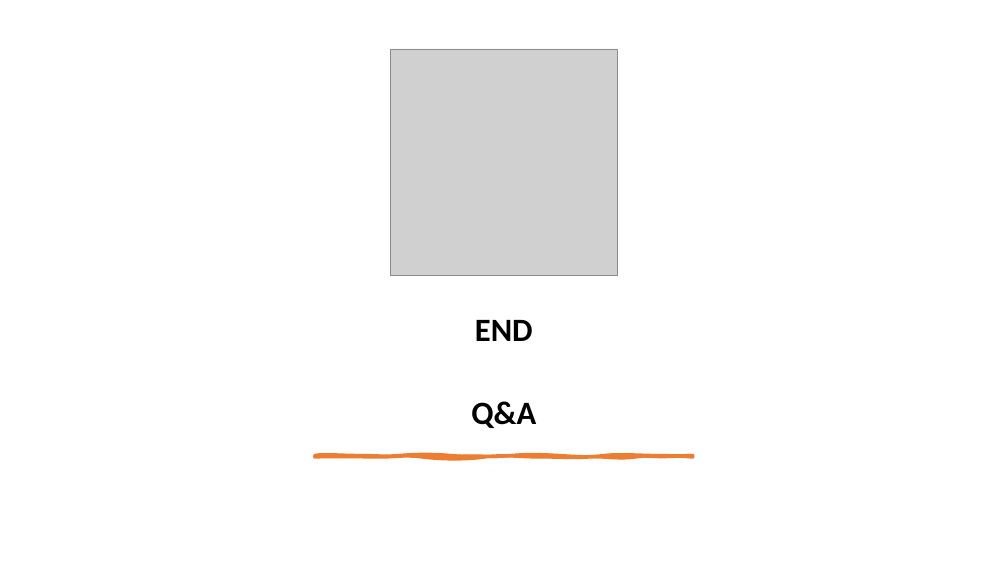
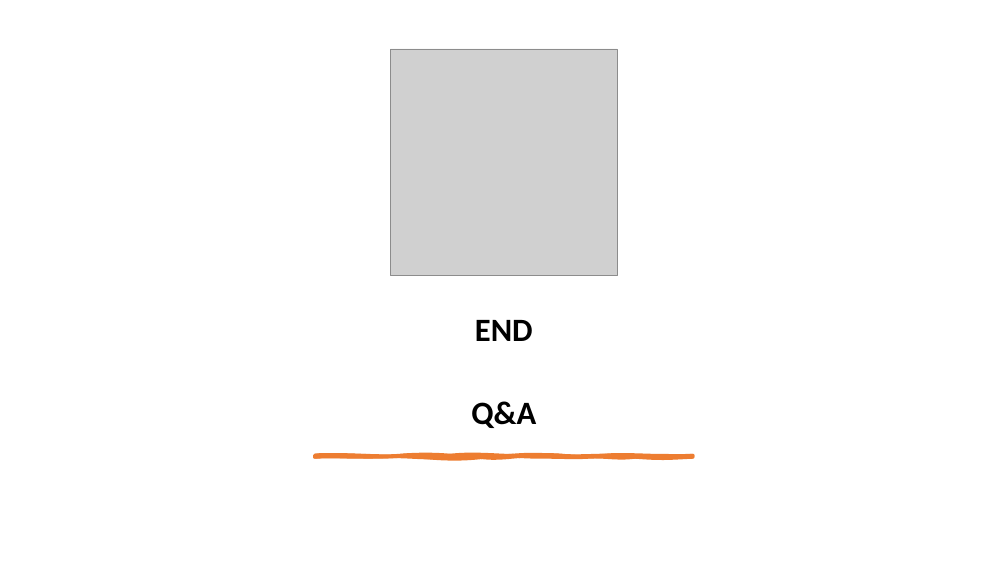
Before and after one commit to Nide17/irembo-user-acc-mgt, a slide deck: slide 13 of ppt.pptx (slide 12 before the commit). Drawn at 1008x567 pixels with LibreOffice and Linux fonts; fonts in the diff are those of the drawing; grey boxes stand for pictures. Boxes give left, top, right and bottom in pixels: in the first picture for what was removed or moved away, otherwise in the second. Text is boxed around its words. In the diff, an @@ line names an element or a change of style, - is before the commit and + after.

```diff
--- a/ppt.pptx
+++ b/ppt.pptx
@@ freeform shape at [315,455,693,457]: outline redrawn @@
```
Also in this commit, not shown: 11 other slides changed, 1 slide added, 6 other files.
